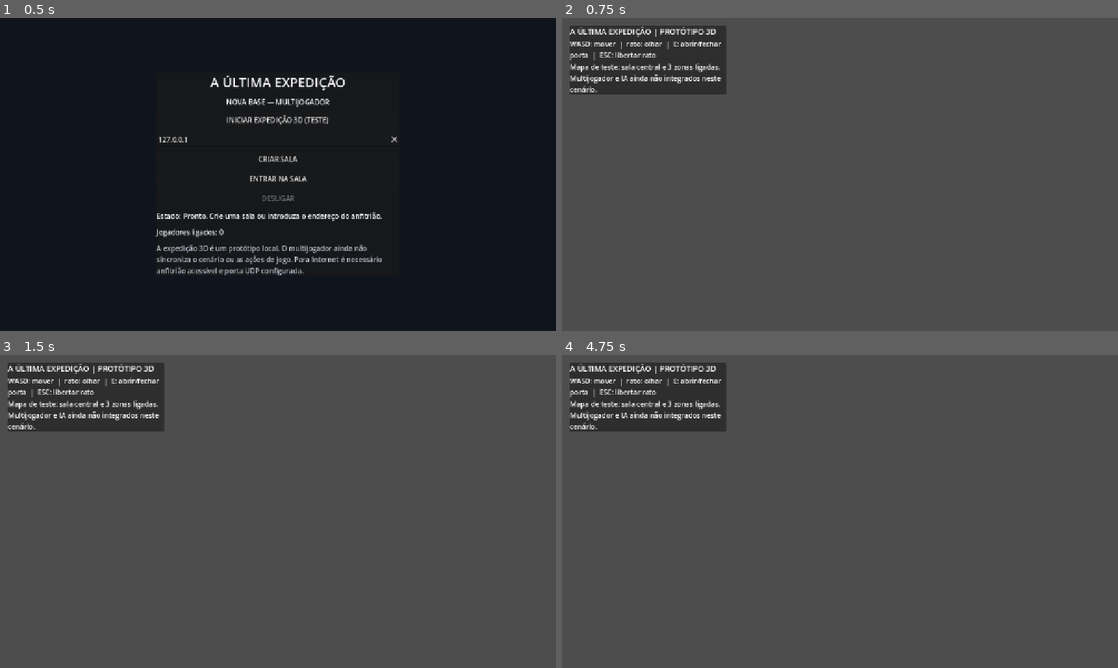
Above: before the commit, frames 1-4 (two rows, left to right).
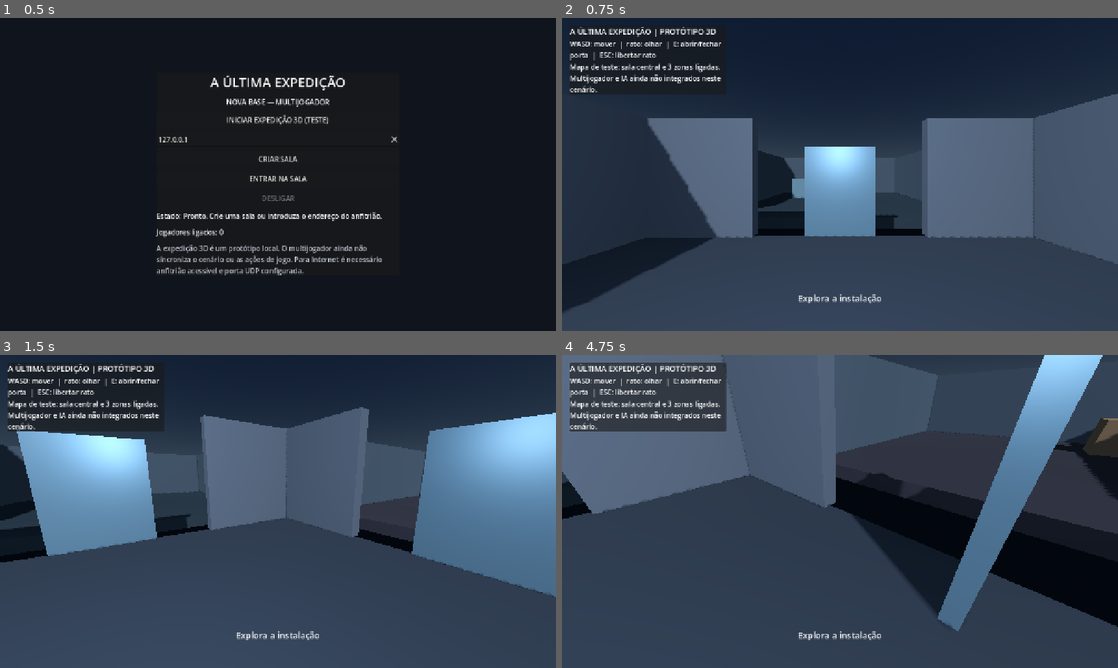
Above: after the commit, the same moments.

Repository: lufime/Valep-lis---Cidade-Viva-
Game: Godot game, scene res://scenes/main.tscn
Two runs of this game, one before a commit and one after it. Both use one fixed random seed, a clock stepped at 60 frames per second and the inputs below.
Inputs (mouse positions are in pixels of both pictures, inside the frame that each line leads up to):
- Up to frame 1 (0.5 s): no input
- Up to frame 2 (0.75 s): click "INICIAR EXPEDIÇÃO 3D (TESTE)" at 0.5 s
- Up to frame 3 (1.5 s): tap Enter at 1.25 s; move the mouse to (400, 495) at 1.27 s; hold D from 1.28 s (still down); tap E at 1.35 s; click (400, 495) at 1.42 s
- Up to frame 4 (4.75 s): move the mouse to (728, 527) at 2.02 s; release D at 2.03 s; hold S 2.03-2.78 s; tap E every 0.75 s from 2.1 to 4.35 s; move the mouse to (895, 442) at 2.77 s; hold D 2.78-3.53 s; tap Space at 3.5 s; move the mouse to (812, 574) at 3.52 s; hold W 3.53-4.28 s; click (812, 574) at 3.67 s; move the mouse to (1006, 558) at 4.27 s; hold A from 4.28 s (still down)

Frame 1 is identical in both runs. In frame 2, 91% of the frame differs, in the area x 0-100%, y 0-100%; in frame 3, 82%; in frame 4, 93%.
Error before the commit: Parse Error: Cannot infer the type of "parent" variable because the value doesn't have a set type. (res://scripts/expedition_player.gd:96)

Commit message:
Corrigir tipo inferido na deteção de portas

Diff:
--- a/expedicao/scripts/expedition_player.gd
+++ b/expedicao/scripts/expedition_player.gd
@@ -91,11 +91,11 @@
 	if not hit.is_empty():
 		var collider: Object = hit.get("collider")
 		if collider is Node3D:
-			var door_root: Node3D = collider
+			var door_root: Node3D = collider as Node3D
 			if collider.has_meta("door_root") and collider is Node:
-				var parent := collider.get_parent()
-				if parent is Node3D and parent.has_meta("is_door"):
-					door_root = parent
+				var parent_node: Node = (collider as Node).get_parent()
+				if parent_node is Node3D and parent_node.has_meta("is_door"):
+					door_root = parent_node as Node3D
 			if door_root.has_meta("is_door"):
 				nearby_door = door_root
 				prompt.text = "[E] Abrir porta" if not bool(door_root.get_meta("open")) else "[E] Fechar porta"
